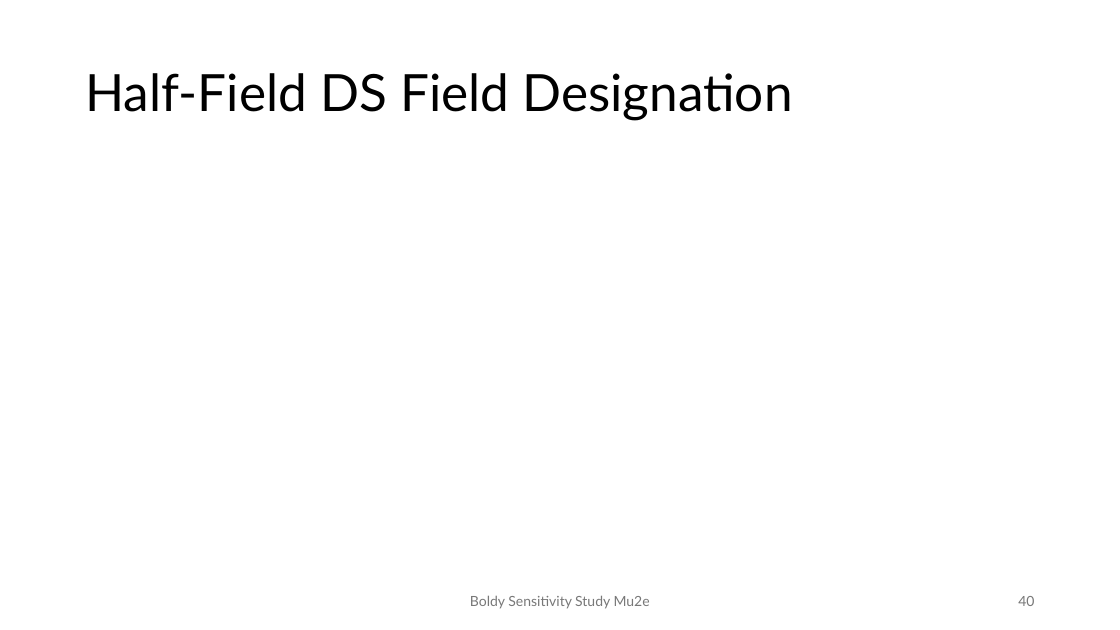
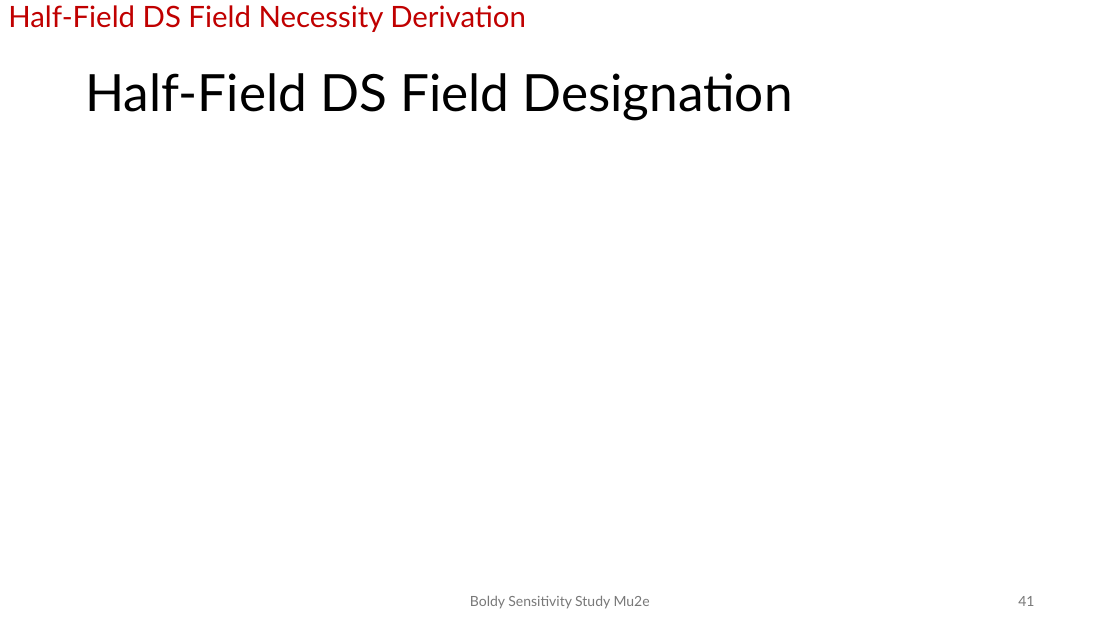
Before and after one commit to andrewboldy/DissertationAndProposalWriting, a slide deck: slide 41 of ProposalWriting/Presentation/BoldyProposalDefense [Autosaved].pptx (slide 40 before the commit). Drawn at 1120x630 pixels with LibreOffice and Linux fonts; fonts in the diff are those of the drawing. Boxes give left, top, right and bottom in pixels: in the first picture for what was removed or moved away, otherwise in the second. Text is boxed around its words. In the diff, an @@ line names an element or a change of style, - is before the commit and + after.

```diff
--- a/ProposalWriting/Presentation/BoldyProposalDefense [Autosaved].pptx
+++ b/ProposalWriting/Presentation/BoldyProposalDefense [Autosaved].pptx
@@ text added at (8,5,526,32), 25.2 pt, text #C00000 @@
+Half-Field DS Field Necessity Derivation
@@ page number at (1018,596,1034,606): text changed @@
-40
+41
```
Also in this commit, not shown: 25 other slides changed, 1 slide added.
